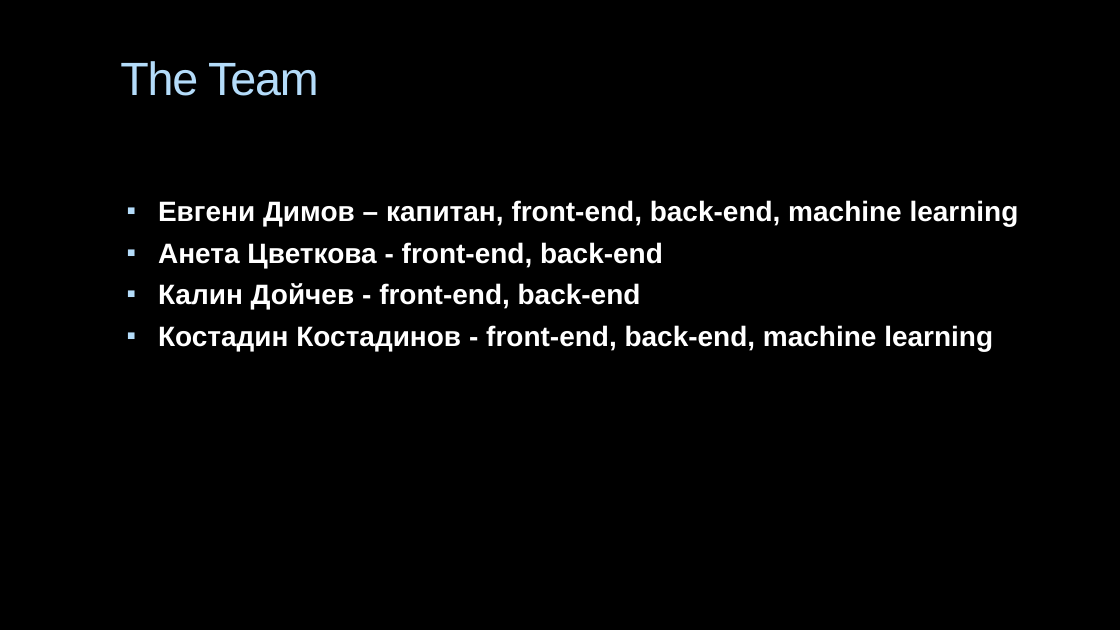
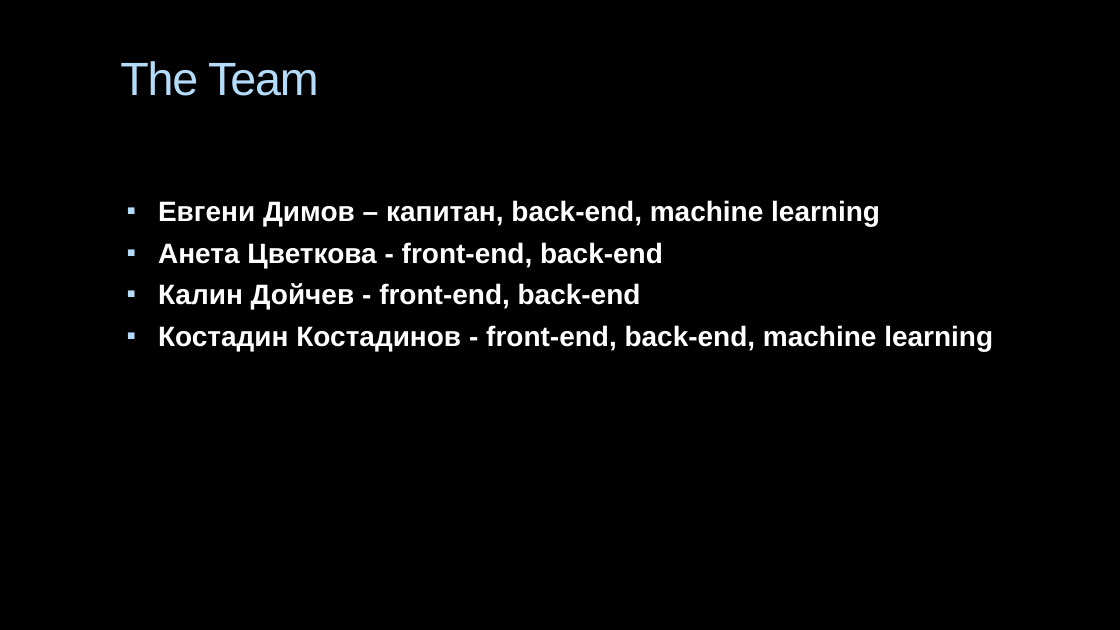
Before and after one commit to GenchoBG/SmartDiary, a slide deck: slide 2 of IntelliMood.pptx. Drawn at 1120x630 pixels with LibreOffice and Linux fonts; fonts in the diff are those of the drawing; background and template pictures are left out. Boxes give left, top, right and bottom in pixels: in the first picture for what was removed or moved away, otherwise in the second. Text is boxed around its words. In the diff, an @@ line names an element or a change of style, - is before the commit and + after.

Commit message:
Small presentation adjustment & changed text analysis method

```diff
--- a/IntelliMood.pptx
+++ b/IntelliMood.pptx
@@ text at (x1=158, y1=200, x2=880, y2=226): text changed @@
-▪ Евгени Димов – капитан, front-end, back-end, machine learning
+▪ Евгени Димов – капитан, back-end, machine learning
```
Also in this commit, not shown: 3 other slides changed, 1 slide added, 1 other file.
